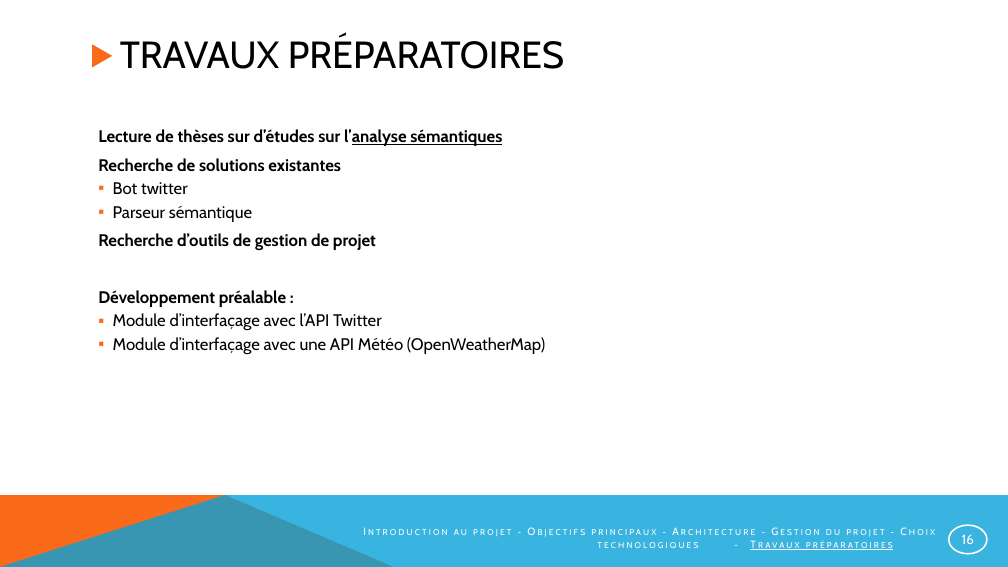
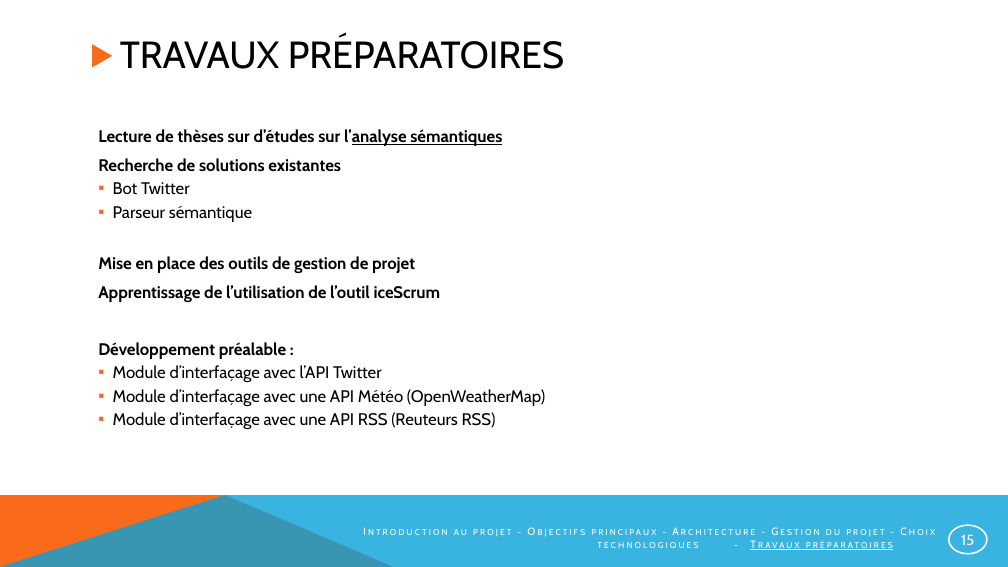
Before and after one commit to NotAVeryIntelligentSystem/NARVIS, a slide deck: slide 15 of Presentation/PrésentationNarvis_2.pptx (slide 16 before the commit). Drawn at 1008x567 pixels with LibreOffice and Linux fonts; fonts in the diff are those of the drawing. Boxes give left, top, right and bottom in pixels: in the first picture for what was removed or moved away, otherwise in the second. Text is boxed around its words. In the diff, an @@ line names an element or a change of style, - is before the commit and + after.

Commit message:
Mise à jour de la Présentation. Modification des User Stories +  Intégration du schéma InputOutput + Ajout d'images + Modification de la partie Gestion de Projet.

```diff
--- a/Presentation/PrésentationNarvis_2.pptx
+++ b/Presentation/PrésentationNarvis_2.pptx
@@ text at (x1=113, y1=182, x2=190, y2=195): text changed @@
-  ▪ Bot twitter
+  ▪ Bot Twitter
@@ text at (x1=98, y1=256, x2=441, y2=302): text changed @@
-Recherche d’outils de gestion de projet
+Mise en place des outils de gestion de projet
+Apprentissage de l’utilisation de l’outil iceScrum
@@ text at (x1=113, y1=412, x2=496, y2=429): paragraph added @@
+  ▪ Module d’interfaçage avec une API RSS (Reuteurs RSS)
@@ page number at (x1=961, y1=534, x2=974, y2=545): text changed; size 12.8 to 14 pt @@
-16
+15
```
Also in this commit, not shown: 9 other slides changed, 1 slide added, 2 slides removed.
